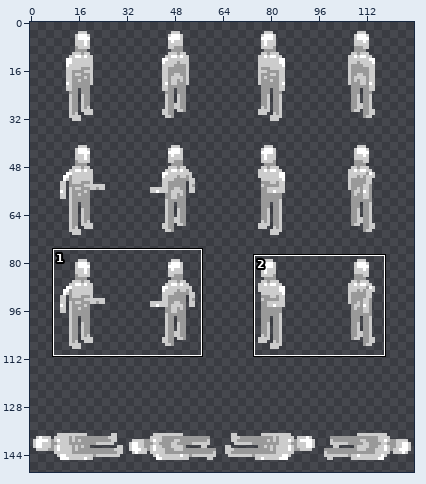
Two states of a sprite sheet, chars/1.png. The first picture is a wide view before the edit; the outline marks the close-up.
Close-up. Before the commit:
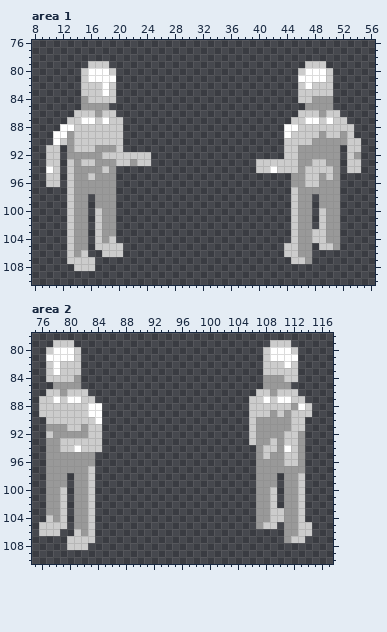
The file is 128x152 pixels. Colours within 5 levels of each other are drawn and written as one. Shown: area 1: x 8..56, y 76..110; area 2: x 75..117, y 78..110. The wide view leaves out empty margins.
And afterwards:
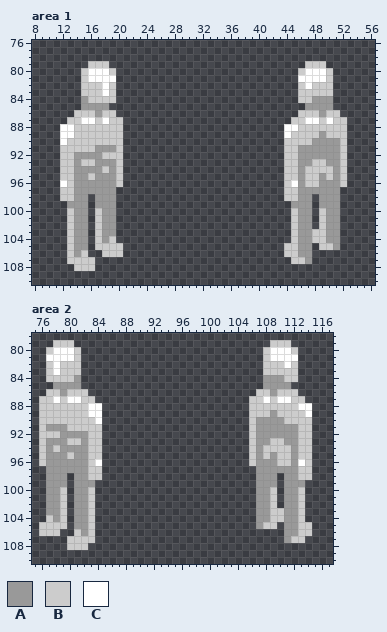
Palette (. is transparent): A #999999  B #cccccc  C #ffffff
Changes in this commit:
Area 1:
y 88: x 53 B -> .
y 89: x 11 C -> .; x 13 A -> C; x 52..53 AB -> B.
y 90: x 11..13 CBA -> .CB; x 52..54 ABB -> B..
y 91: x 10..13 BB.A -> ..BB; x 52..54 .BB -> B..
y 92: x 10..13 BB.A -> ..BB; x 21..24 BBBB -> ....; x 52..54 .BA -> B..
y 93: x 10..12 BB. -> ..B; x 21..24 BABB -> ....; x 40..43 BBBB -> ....; x 52..54 .BB -> B..
y 94: x 10..12 CB. -> ..B; x 20 . -> B; x 40..43 BBCB -> ....; x 52..54 .BB -> B..
y 95: x 10..12 BB. -> ..B; x 20 . -> B; x 44..45 .A -> BB; x 52 . -> B
y 96: x 10..12 BB. -> ..C; x 20 . -> B; x 44..45 .A -> BC; x 52 . -> B
y 97..98: x 12 . -> B; x 44 . -> B
y 99: x 13 B -> A; x 45 B -> A
Area 2:
y 88: x 112 A -> B; x 114 B -> C
y 89: x 111 A -> B; x 114 B -> C
y 90: x 76 . -> B; x 111 A -> B; x 114 . -> B
y 91: x 76 . -> B; x 82 A -> B; x 112 B -> A; x 114 . -> B
y 92: x 76 . -> B; x 78 A -> B; x 111..114 BBA. -> AABB
y 93: x 76 . -> B; x 79 B -> A; x 82 B -> A; x 110..114 ABBA. -> BAABB
y 94: x 76 . -> B; x 78..82 ABBCB -> BAAAA; x 106 . -> B; x 110..114 ACBA. -> BBABB
y 95: x 76 . -> B; x 80 A -> B; x 83..84 A. -> BB; x 106 . -> B; x 110 A -> B; x 112..114 BA. -> ABB
y 96: x 76 . -> B; x 83..84 A. -> BC; x 106 . -> B; x 110 A -> B; x 112..114 BA. -> ACB
y 97: x 84 . -> B; x 113..114 A. -> BB
y 98: x 84 . -> B; x 114 . -> B
y 99: x 83 B -> A; x 113 B -> A
Boxes around the changes in both close-ups, in picture pixels (x1, y1, x2, y2):
changed: (340, 124, 361, 187)
changed: (46, 131, 74, 208)
changed: (116, 152, 151, 187)
changed: (256, 159, 298, 208)
changed: (249, 403, 312, 487)
changed: (39, 417, 102, 487)
